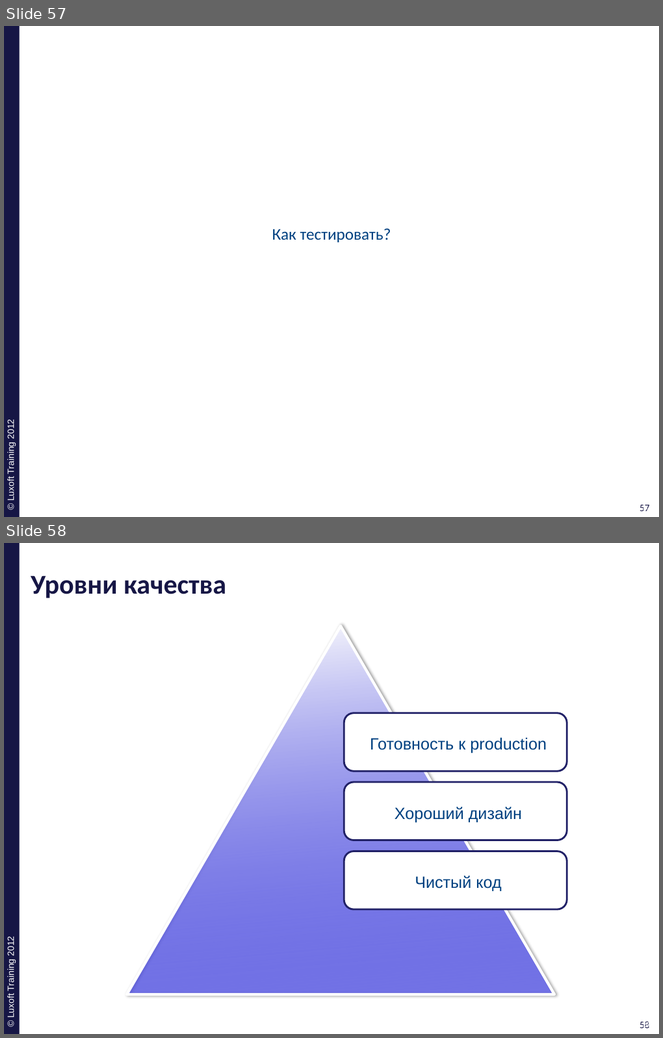
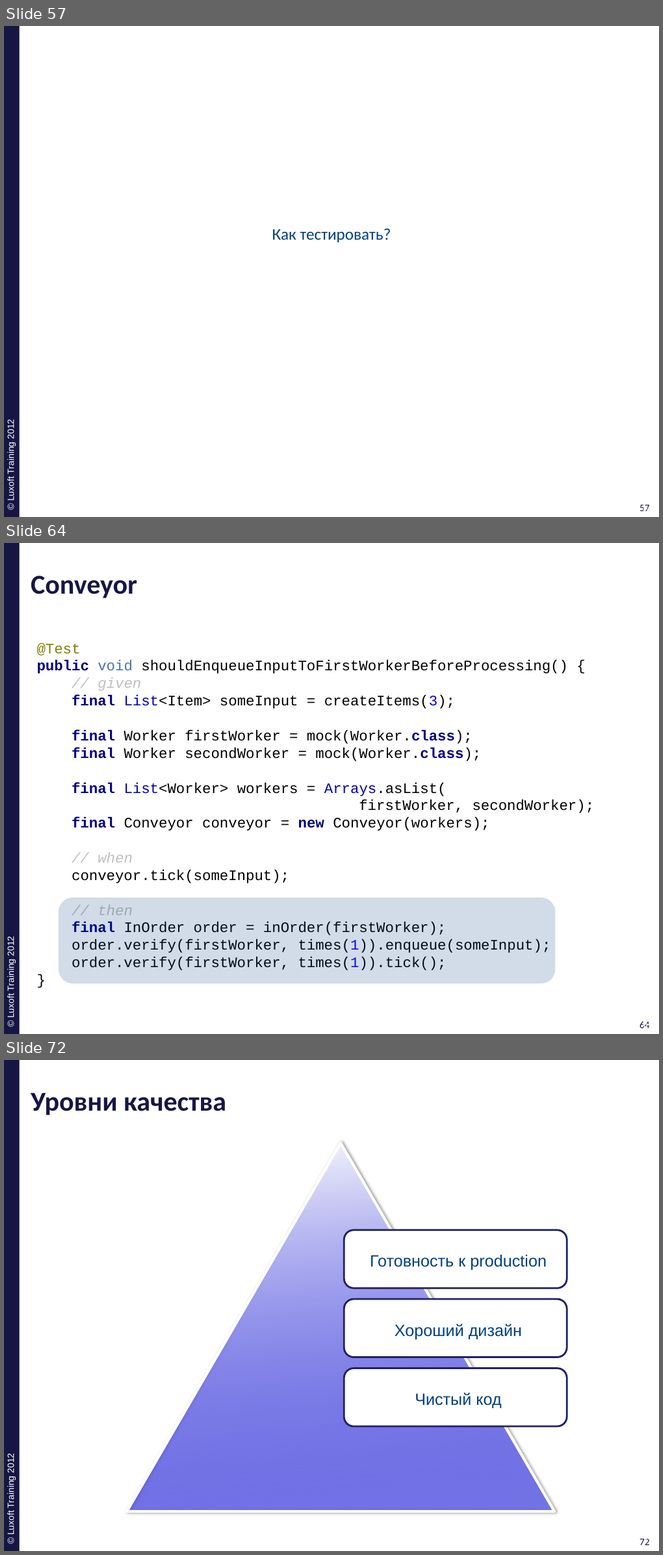
Before and after one commit to ivan-dyachenko/Trainings, a slide deck: Test Driven Development/materials/pptx/2. TDD-Behavior.pptx. Shown one above the other, each under a label of ours: slides 57 and 58 before the commit, slides 57, 64 and 72 after it; the slides between them are not shown. The pictures are 663x1038 and 663x1555 pixels, drawn with LibreOffice and Linux fonts; fonts in the diff are those of the drawing; background and template pictures are left out. Boxes give left, top, right and bottom in pixels: in the first picture for what was removed or moved away, otherwise in the second. Text is boxed around its words. In the diff, an @@ line names an element or a change of style, - is before the commit and + after.

```diff
--- a/Test Driven Development/materials/pptx/2. TDD-Behavior.pptx
+++ b/Test Driven Development/materials/pptx/2. TDD-Behavior.pptx
@@ slide 64 added at [4, 543, 659, 1034], background #FFFFFF; not listed: 4 template elements that a slide beside it also shows @@
@@ title added at [31, 575, 137, 598], 30 pt, text #161645, bold @@
+Conveyor
@@ text added at [37, 643, 595, 971], 16 pt, text #000000 @@
+@Test
+public void shouldEnqueueInputToFirstWorkerBeforeProcessing() {
+// given
+final List<Item> someInput = createItems(3);
+final Worker firstWorker = mock(Worker.class);
+final Worker secondWorker = mock(Worker.class);
+final List<Worker> workers = Arrays.asList(
+firstWorker, secondWorker);
+final Conveyor conveyor = new Conveyor(workers);
+// when
+conveyor.tick(someInput);
+// then
+final InOrder order = inOrder(firstWorker);
+order.verify(firstWorker, times(1)).enqueue(someInput);
+order.verify(firstWorker, times(1)).tick();
+}
@@ rounded rectangle added at [59, 898, 555, 984], fill #004080 at 18% opacity @@
@@ what was slide 58 is now slide 72 @@
@@ page number at [640, 1539, 650, 1546]: text changed @@
-58
+72
@@ page number at [643, 1539, 653, 1546]: text changed @@
-58
+72
```
Also in this commit, not shown: 13 other slides added.
